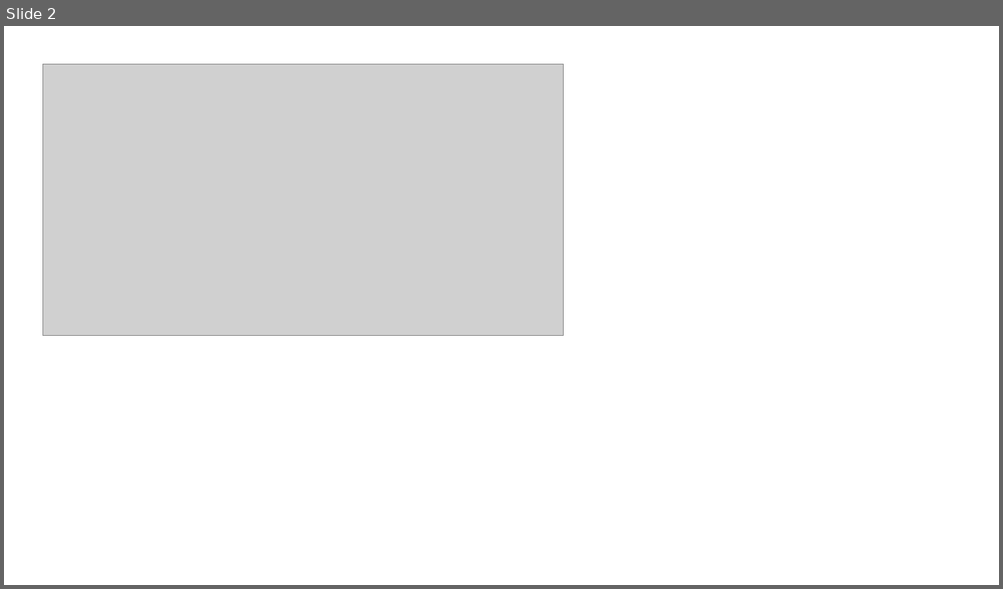
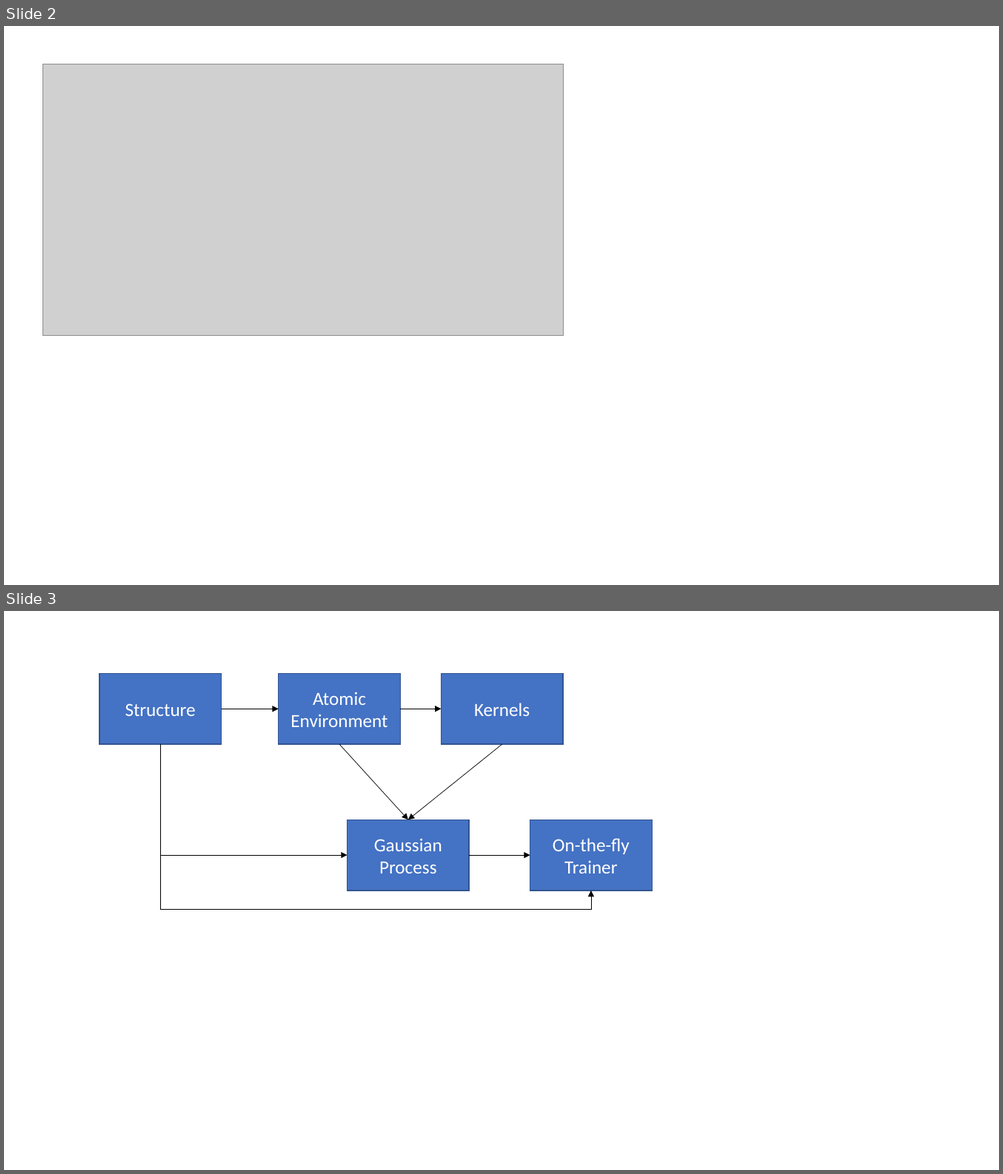
Before and after one commit to mir-group/APS-2020-FLARE-Tutorial, a slide deck: Tutorial_Images/images.pptx. Shown one above the other, each under a label of ours: slide 2 before the commit, slides 2 and 3 after it. The pictures are 1003x589 and 1003x1174 pixels, drawn with LibreOffice and Linux fonts; fonts in the diff are those of the drawing; grey boxes stand for pictures. Boxes give left, top, right and bottom in pixels: in the first picture for what was removed or moved away, otherwise in the second. Text is boxed around its words. In the diff, an @@ line names an element or a change of style, - is before the commit and + after.

Commit message:
add some slides

```diff
--- a/Tutorial_Images/images.pptx
+++ b/Tutorial_Images/images.pptx
@@ slide 3 added at bbox=[4, 611, 999, 1170], background #FFFFFF @@
@@ group added at bbox=[99, 674, 652, 909]: 5 rectangles, 5 arrows, 2 elbow arrows @@
+Structure
+Gaussian Process
+On-the-fly Trainer
+Kernels
+Atomic Environment
```
Also in this commit, not shown: 6 other files.
